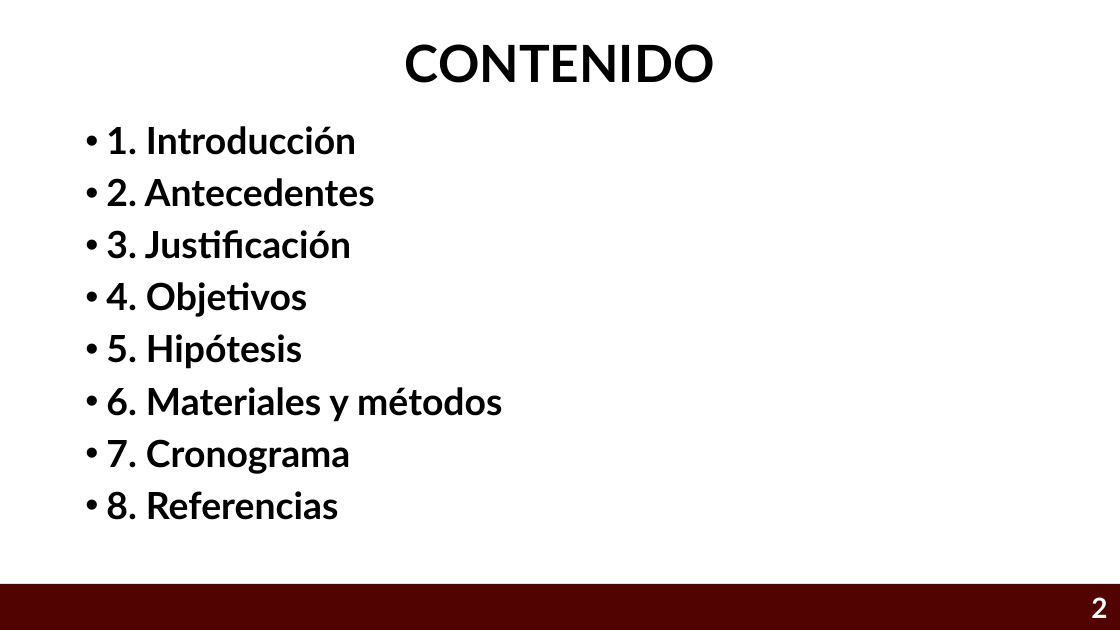
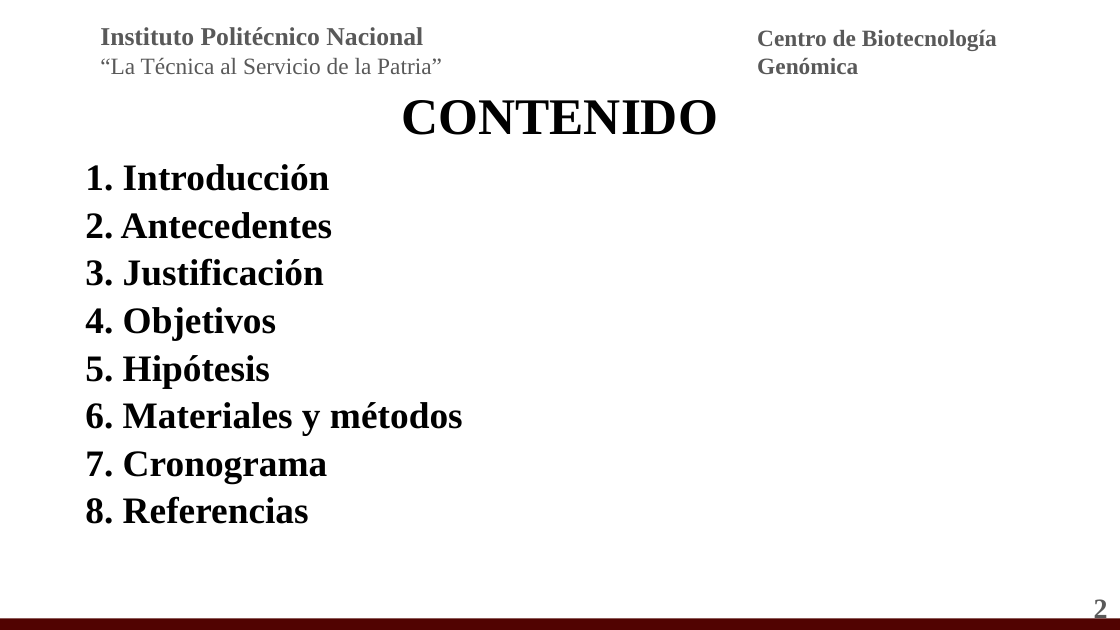
Before and after one commit to Eliud7720/Alzheimer---Anteproyecto, a slide deck: slide 2 of CRIBADO VIRTUAL INTELIGENTE PARA IDENTIFICAR INHIBIDORES MULTI-BLANCO ENFOCADOS AL TRATAMIENTO DE LA .pptx. Drawn at 1120x630 pixels with LibreOffice and Linux fonts; fonts in the diff are those of the drawing; background and template pictures are left out. Boxes give left, top, right and bottom in pixels: in the first picture for what was removed or moved away, otherwise in the second. Text is boxed around its words. In the diff, an @@ line names an element or a change of style, - is before the commit and + after.

```diff
--- a/CRIBADO VIRTUAL INTELIGENTE PARA IDENTIFICAR INHIBIDORES MULTI-BLANCO ENFOCADOS AL TRATAMIENTO DE LA .pptx
+++ b/CRIBADO VIRTUAL INTELIGENTE PARA IDENTIFICAR INHIBIDORES MULTI-BLANCO ENFOCADOS AL TRATAMIENTO DE LA .pptx
@@ text added at [100, 27, 442, 74], 20 pt, text #595959 @@
+Instituto Politécnico Nacional
+“La Técnica al Servicio de la Patria”
@@ text added at [757, 30, 997, 74], 20 pt, text #595959, bold @@
+Centro de Biotecnología Genómica
@@ title "CONTENIDO": place and size @@
-title "CONTENIDO" at [405, 44, 715, 83]
+title "CONTENIDO" at [402, 100, 718, 135]
@@ title "CONTENIDO" at [402, 100, 718, 135]: font Lato to Times New Roman @@
@@ text "1. Introducción": place and size @@
-text "1. Introducción" at [106, 126, 502, 520]
+text "1. Introducción" at [85, 164, 463, 524]
@@ text "1. Introducción" at [85, 164, 463, 524]: font Lato to Times New Roman; bullet • to none; line spacing 0.9 to 0.8 @@
@@ page number at [1094, 599, 1108, 623]: font Lato to Times New Roman, text colour #FFFFFF to #595959 @@
@@ rectangle: place and size @@
-rectangle at [0, 584, 1120, 630]
+rectangle at [0, 618, 1120, 630]
```
Also in this commit, not shown: 19 other slides changed, 13 slides added, 2 slides removed, 2 other files.
